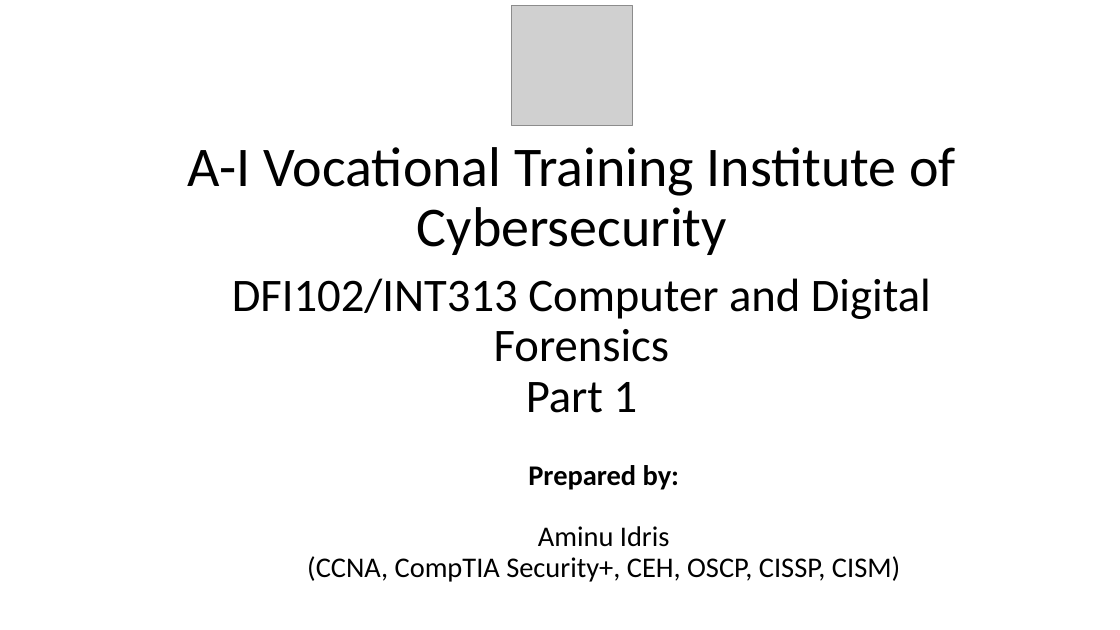
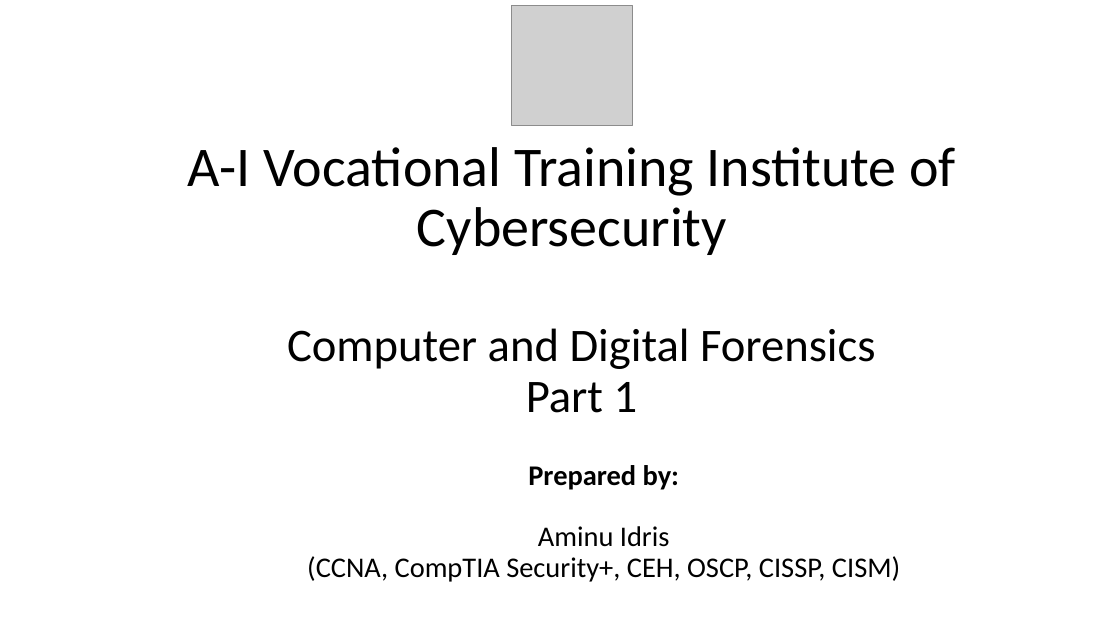
Before and after one commit to Oluwalekegud/Virtual-Digital-Forensics-Intelligence-Laboratory-and-case-studies, a slide deck: slide 1 of Basic_Computer_Skills_for_Forensics/5_Introduction_to_digital_forensics.pptx. Drawn at 1120x630 pixels with LibreOffice and Linux fonts; fonts in the diff are those of the drawing; grey boxes stand for pictures; background and template pictures are left out. Boxes give left, top, right and bottom in pixels: in the first picture for what was removed or moved away, otherwise in the second. Text is boxed around its words. In the diff, an @@ line names an element or a change of style, - is before the commit and + after.

```diff
--- a/Basic_Computer_Skills_for_Forensics/5_Introduction_to_digital_forensics.pptx
+++ b/Basic_Computer_Skills_for_Forensics/5_Introduction_to_digital_forensics.pptx
@@ title at (287,328,876,413): text changed @@
-DFI102/INT313 Computer and Digital Forensics
-Part 1
+Computer and Digital Forensics
+Part 1
```
